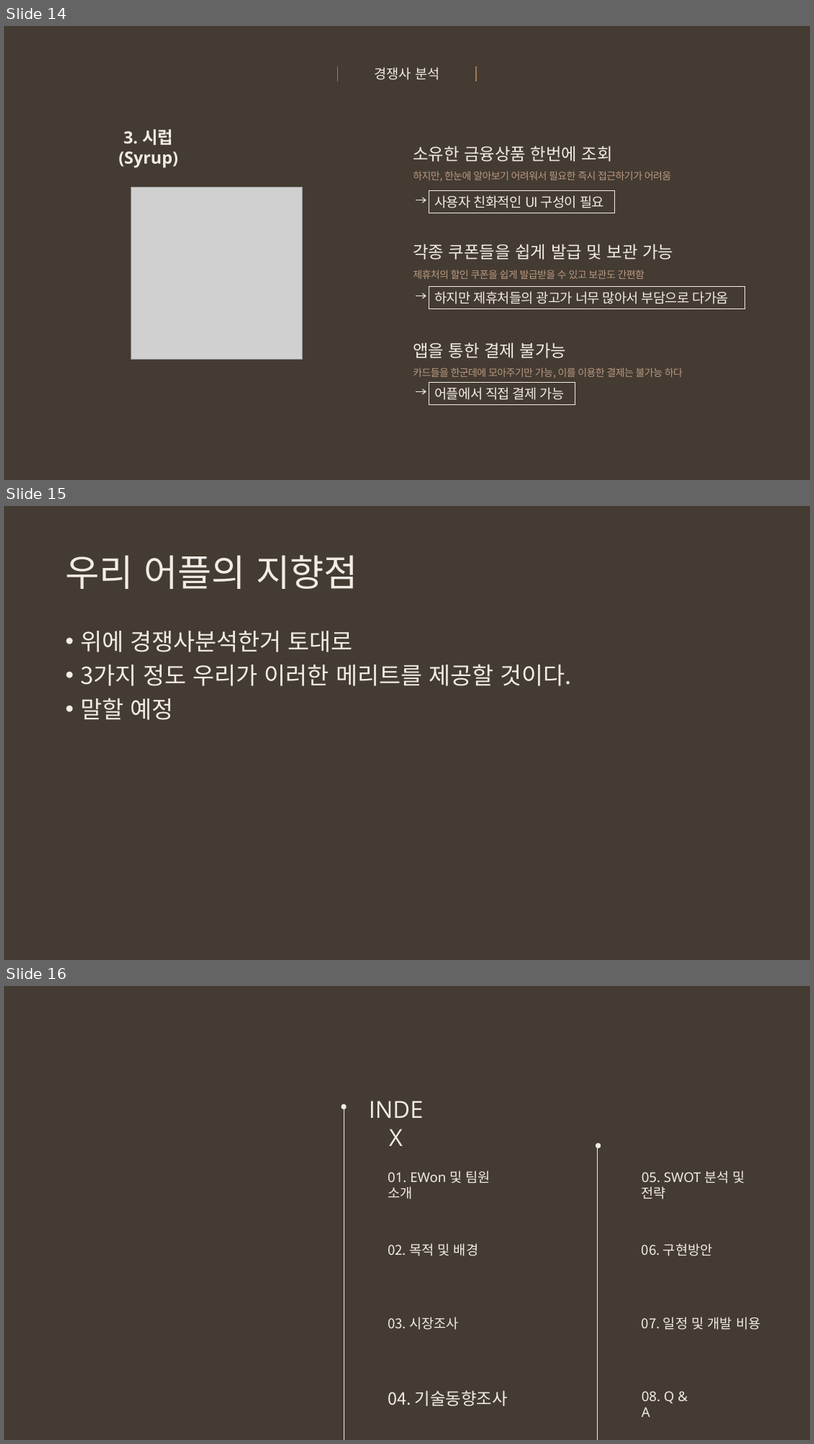
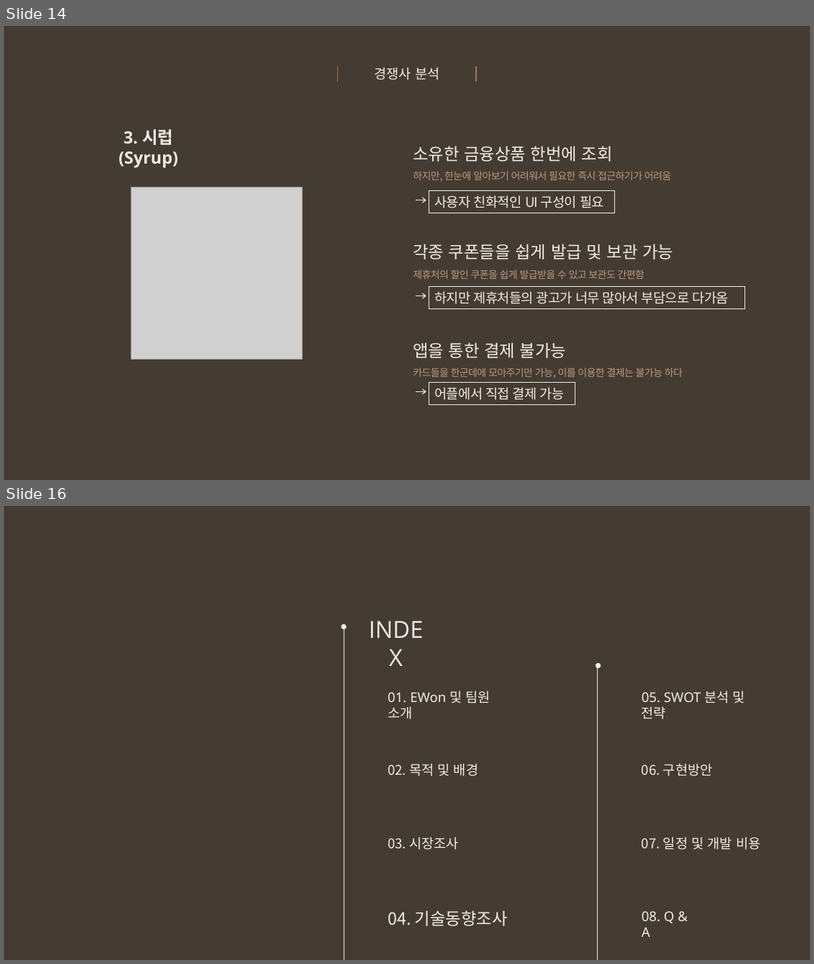
Before and after one commit to snr1229/Content_designing_Presentations, a slide deck: 사업계획서/Week13/EWon_최종발표자료 ver 1.1_보충할만한거 추가 .pptx. Shown one above the other, each under a label of ours: slides 14, 15 and 16 before the commit, slides 14 and 16 after it; the slides between them are not shown. The pictures are 814x1444 and 814x964 pixels, drawn with LibreOffice and Linux fonts; fonts in the diff are those of the drawing; grey boxes stand for pictures. Boxes give left, top, right and bottom in pixels: in the first picture for what was removed or moved away, otherwise in the second. Text is boxed around its words. In the diff, an @@ line names an element or a change of style, - is before the commit and + after.

```diff
--- a/사업계획서/Week13/EWon_최종발표자료 ver 1.1_보충할만한거 추가 .pptx
+++ b/사업계획서/Week13/EWon_최종발표자료 ver 1.1_보충할만한거 추가 .pptx
@@ slide 15 removed at (4, 506, 810, 960), background #443B32 @@
@@ title removed at (65, 555, 358, 589) @@
-우리 어플의 지향점
@@ text removed at (80, 631, 571, 720) @@
-• 위에 경쟁사분석한거 토대로
-• 3가지 정도 우리가 이러한 메리트를 제공할 것이다.
-• 말할 예정
```
Also in this commit, not shown: 1 slide changed, 1 slide added, 2 other files.
